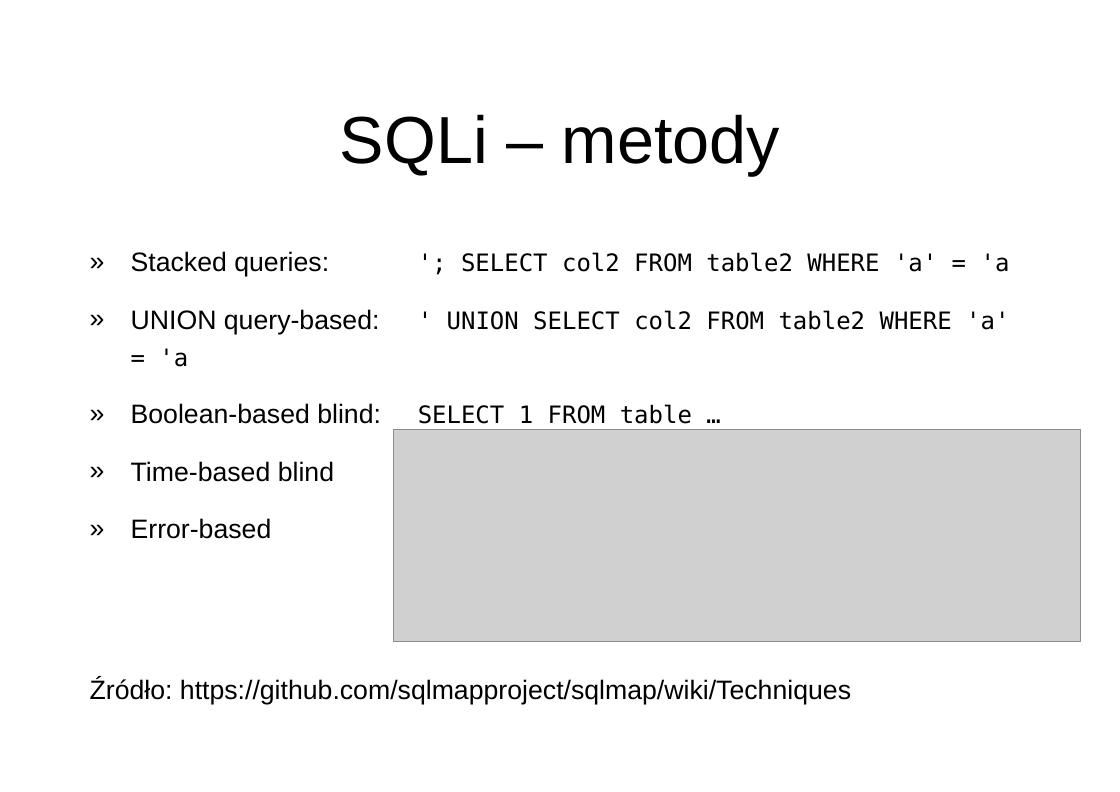
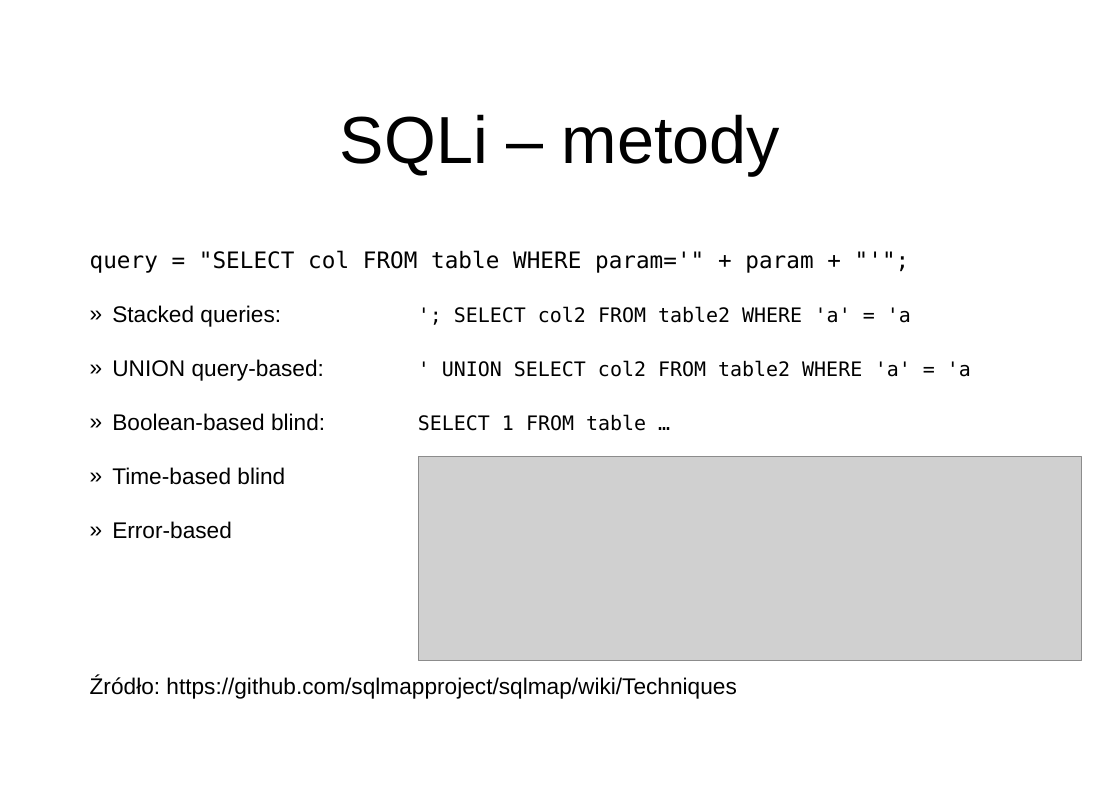
Before and after one commit to disconnect3d/websec_presentation, a slide deck: slide 4 of websec.ppt (slide 3 before the commit). Drawn at 1120x792 pixels with LibreOffice and Linux fonts; fonts in the diff are those of the drawing; grey boxes stand for pictures; background and template pictures are left out. Boxes give left, top, right and bottom in pixels: in the first picture for what was removed or moved away, otherwise in the second. Text is boxed around its words. In the diff, an @@ line names an element or a change of style, - is before the commit and + after.

```diff
--- a/websec.ppt
+++ b/websec.ppt
@@ text at box(90, 250, 813, 273): paragraph added @@
+query = "SELECT col FROM table WHERE param='" + param + "'";
@@ text at box(90, 305, 971, 699): size 20 to 17 pt in "Stacked queries:", "UNION query-based:", "Boolean-based blind:", "Time-based blind" and 2 more places; size 18 to 15 pt in "'; SELECT col2 FROM table2 WHERE 'a' ...", "' UNION SELECT col2 FROM table2 WHERE ...", "SELECT 1 FROM table …"; indent changed; line spacing 1.3 to 1.4; line spacing 0.8 to 0.9 @@
@@ picture: place and size @@
-picture at box(394, 430, 1082, 642)
+picture at box(418, 456, 1081, 661)
```
Also in this commit, not shown: 1 other file.
